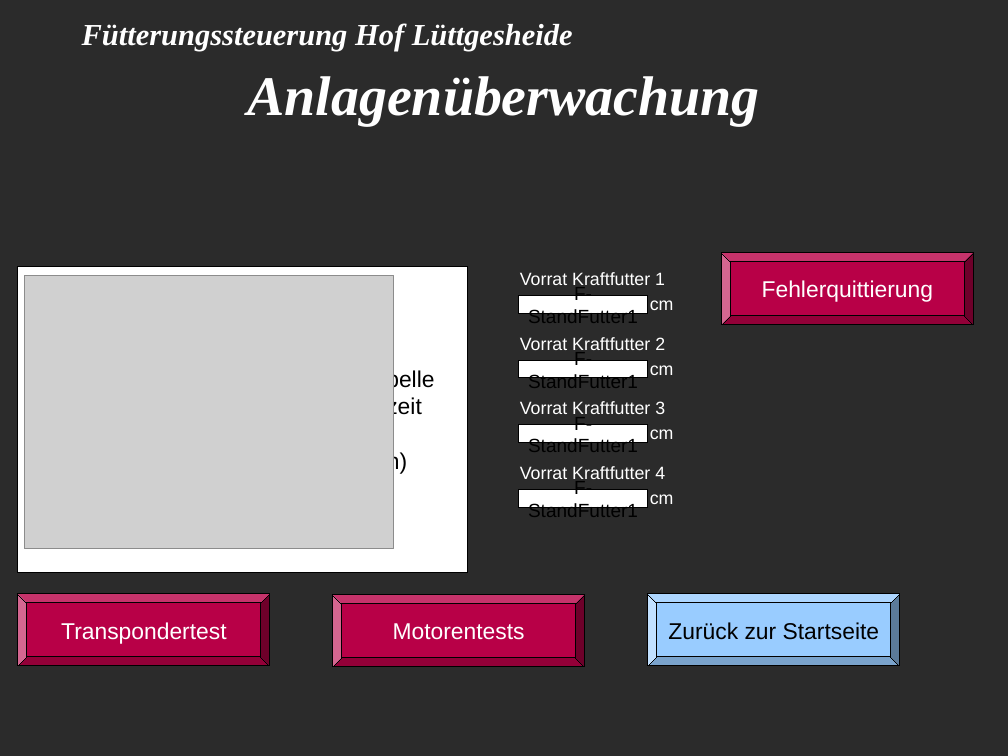
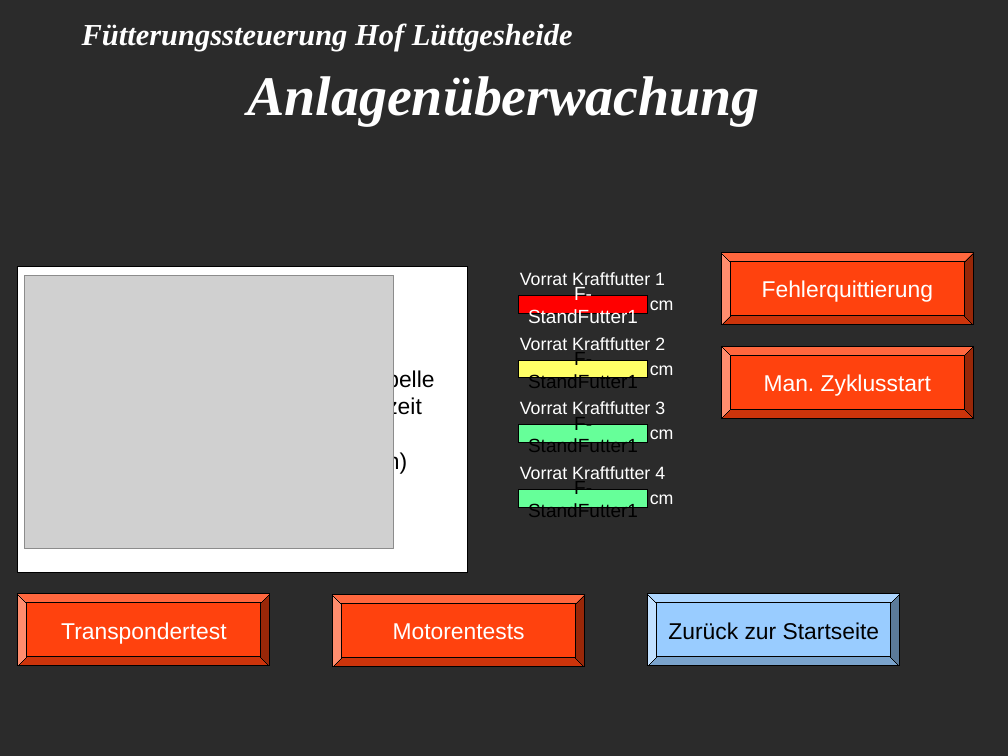
Before and after one commit to Kalle01/Pferde-Fuettterungssteuerung, a slide deck: slide 9 of allgemeine_Dokumente/Beschreibung.Menuestruktur.odp. Drawn at 1008x756 pixels with LibreOffice and Linux fonts; fonts in the diff are those of the drawing; grey boxes stand for pictures; background and template pictures are left out; a plain dark background stands for a picture behind light text. Boxes give left, top, right and bottom in pixels: in the first picture for what was removed or moved away, otherwise in the second. Text is boxed around its words. In the diff, an @@ line names an element or a change of style, - is before the commit and + after.

```diff
--- a/allgemeine_Dokumente/Beschreibung.Menuestruktur.odp
+++ b/allgemeine_Dokumente/Beschreibung.Menuestruktur.odp
@@ fill #B80047 to #FF420E in 3 elements at (333, 595, 585, 667), (18, 595, 271, 667), (722, 252, 974, 325) @@
@@ rectangle "F-StandFutter1" at (519, 295, 649, 314): text colour #000000 to #FFFFFF; fill #FFFFFF to #FF0000 @@
@@ rectangle "F-StandFutter1" at (519, 360, 649, 379): fill #FFFFFF to #FFFF66 @@
@@ bevel added at (722, 347, 974, 419), fill #FF420E, outline #000000 0 pt, 18 pt, text #FFFFFF @@
+Man. Zyklusstart
@@ rectangle "F-StandFutter1" at (519, 425, 649, 444): fill #FFFFFF to #66FF99 @@
@@ rectangle "F-StandFutter1" at (519, 489, 649, 508): fill #FFFFFF to #66FF99 @@
```
Also in this commit, not shown: 4 other slides changed, 1 slide added, 4 other files.
